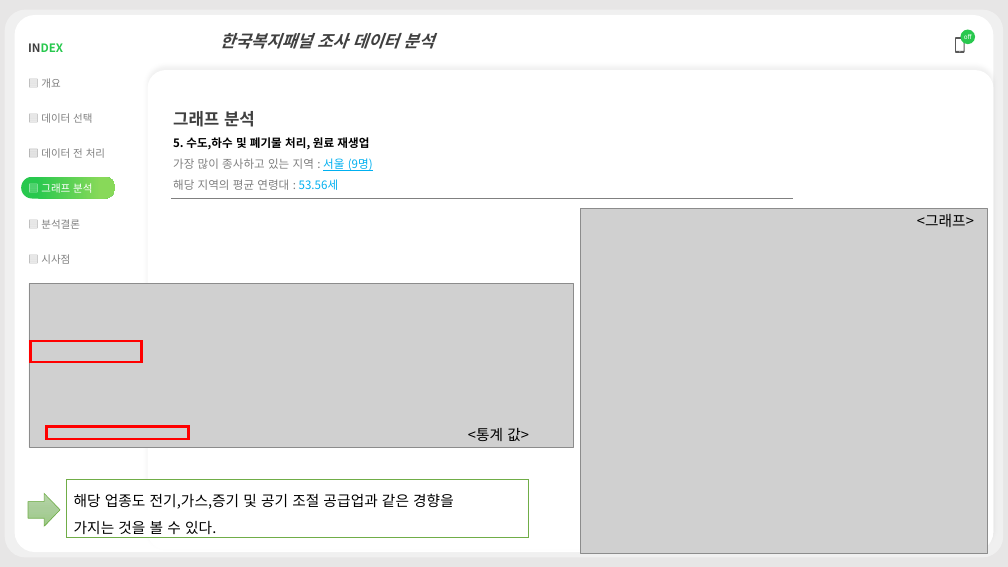
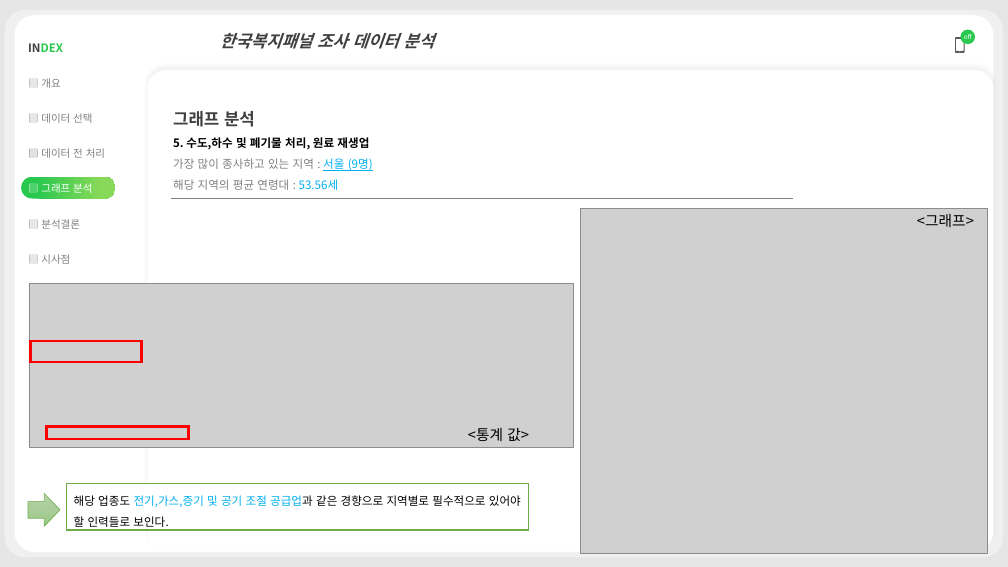
Before and after one commit to ktb5891/Bigdata_lecture, a slide deck: slide 13 of 개인프로젝트/복지패널 데이터 분석.pptx. Drawn at 1008x567 pixels with LibreOffice and Linux fonts; fonts in the diff are those of the drawing; grey boxes stand for pictures. Boxes give left, top, right and bottom in pixels: in the first picture for what was removed or moved away, otherwise in the second. Text is boxed around its words. In the diff, an @@ line names an element or a change of style, - is before the commit and + after.

```diff
--- a/개인프로젝트/복지패널 데이터 분석.pptx
+++ b/개인프로젝트/복지패널 데이터 분석.pptx
@@ rectangle "해당 업종도 전기,가스,증기 및 공기 ..." resized from (x1=67, y1=479, x2=529, y2=537) to (x1=67, y1=483, x2=529, y2=530) @@
@@ text in rectangle at (x1=74, y1=495, x2=521, y2=530): text changed; size 14 to 11 pt @@
-해당 업종도 전기,가스,증기 및 공기 조절 공급업과 같은 경향을
-가지는 것을 볼 수 있다.
+해당 업종도 전기,가스,증기 및 공기 조절 공급업과 같은 경향으로 지역별로 필수적으로 있어야 할 인력들로 보인다.
```
Also in this commit, not shown: 16 other slides changed, 16 slides added.
